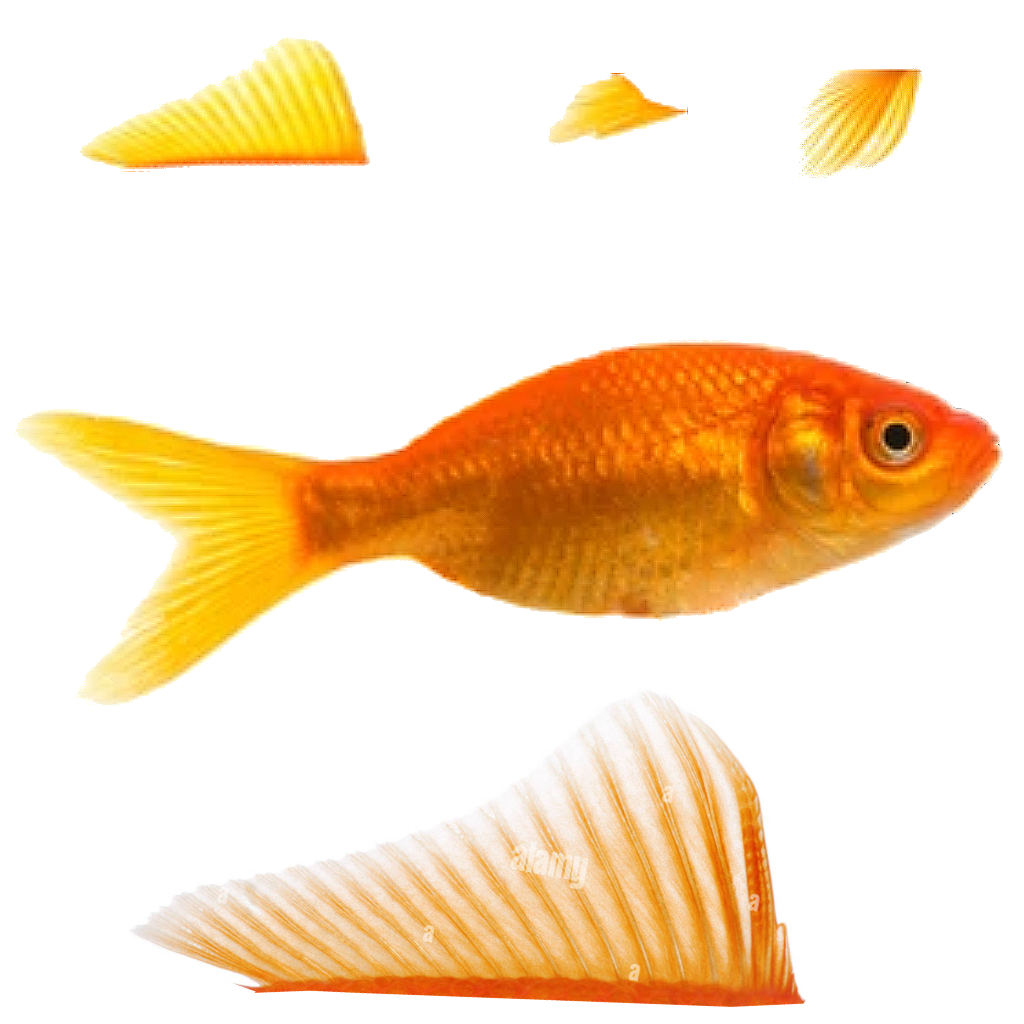
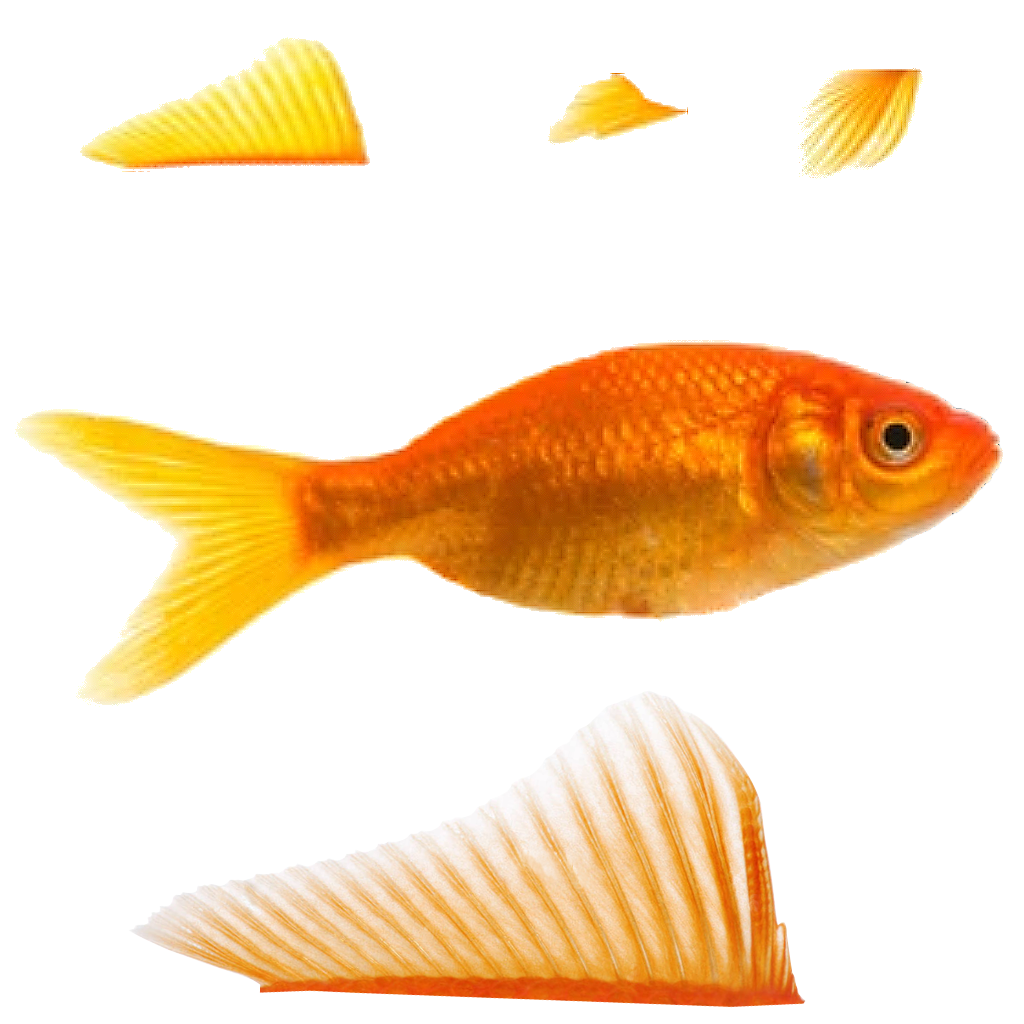
Comparing the layer stacks of the two (1024, 1024) images. Changes:
painted on "Layer 2" over [129, 689, 807, 1001]
